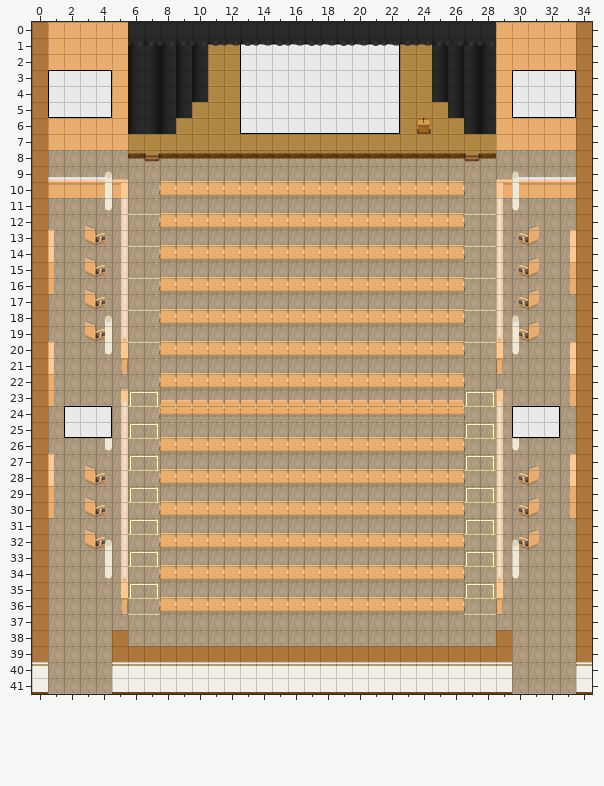
Tiled map (JSON): maps/UCC_Theatre.json. The picture above was drawn from the file before the commit.
Cells are 32x32 px. Shown: x 0..34, y 0..41.
The same view after the edit:
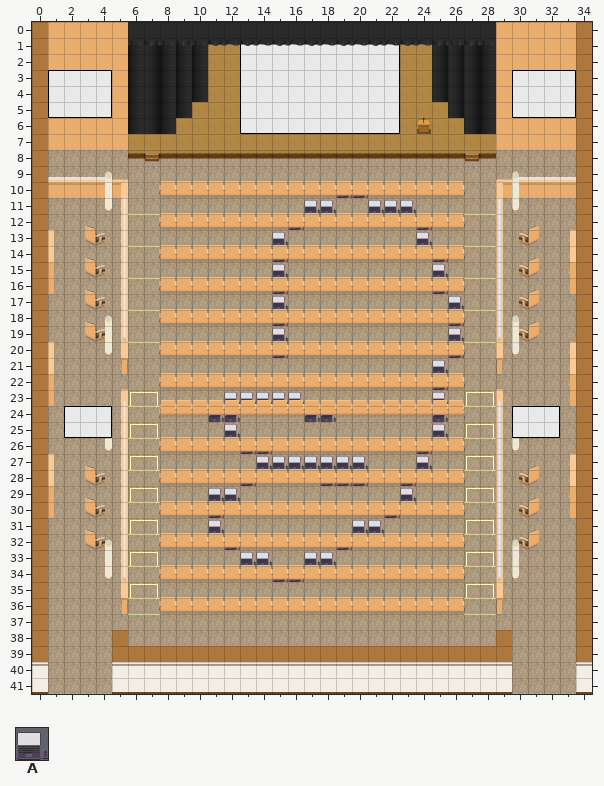
Key: from "WA_Miscellaneous": A 23.
_ is an empty cell, . an unchanged one.
The exact change:
--- layer "aboveFurniture"
@@ x 11..26 @@
-10 ........__......
-11 ......__..___...
-12 ....._......._..
-13 ...._........_..
-14 ...._........._.
-15 ...._........._.
-16 ...._........._.
-17 ...._.........._
-18 ...._.........._
-19 ...._.........._
-20 ...._.........._
-21 .............._.
-22 .............._.
-23 ._____........_.
-24 __....__......_.
-25 ._............_.
-26 ..__........._..
-27 ..._______..._..
-28 .._....___.._...
-29 __.........._...
-30 _.........._....
-31 _........__.....
-32 ._......_.......
-33 ..__..__........
-34 ....__..........
+10 ........AA......
+11 ......AA..AAA...
+12 .....A.......A..
+13 ....A........A..
+14 ....A.........A.
+15 ....A.........A.
+16 ....A.........A.
+17 ....A..........A
+18 ....A..........A
+19 ....A..........A
+20 ....A..........A
+21 ..............A.
+22 ..............A.
+23 .AAAAA........A.
+24 AA....AA......A.
+25 .A............A.
+26 ..AA.........A..
+27 ...AAAAAAA...A..
+28 ..A....AAA..A...
+29 AA..........A...
+30 A..........A....
+31 A........AA.....
+32 .A......A.......
+33 ..AA..AA........
+34 ....AA..........
Boxes around the changes in both pictures, in picture pixels (x1, y1, x2, y2):
added: (208, 184, 464, 582)
